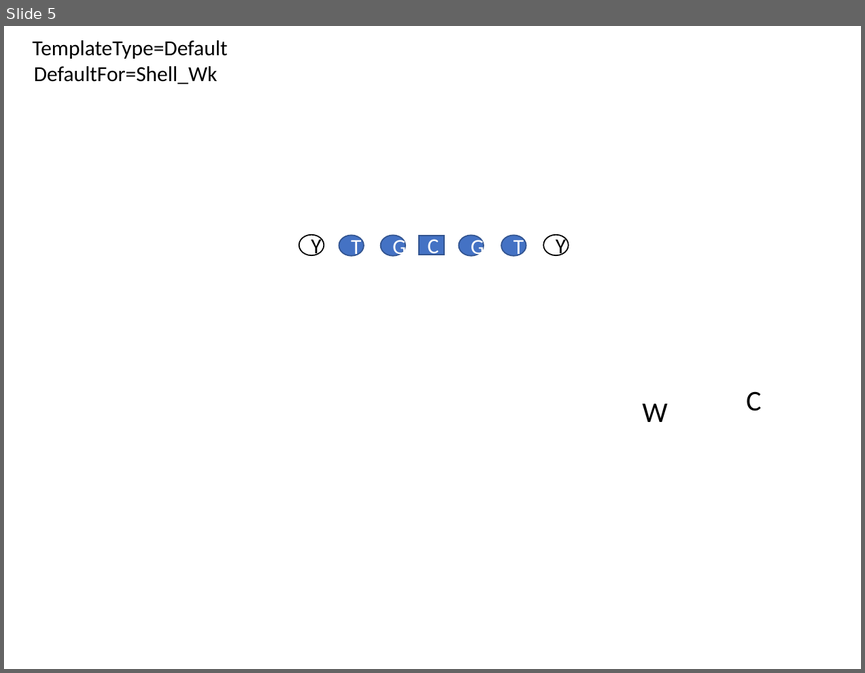
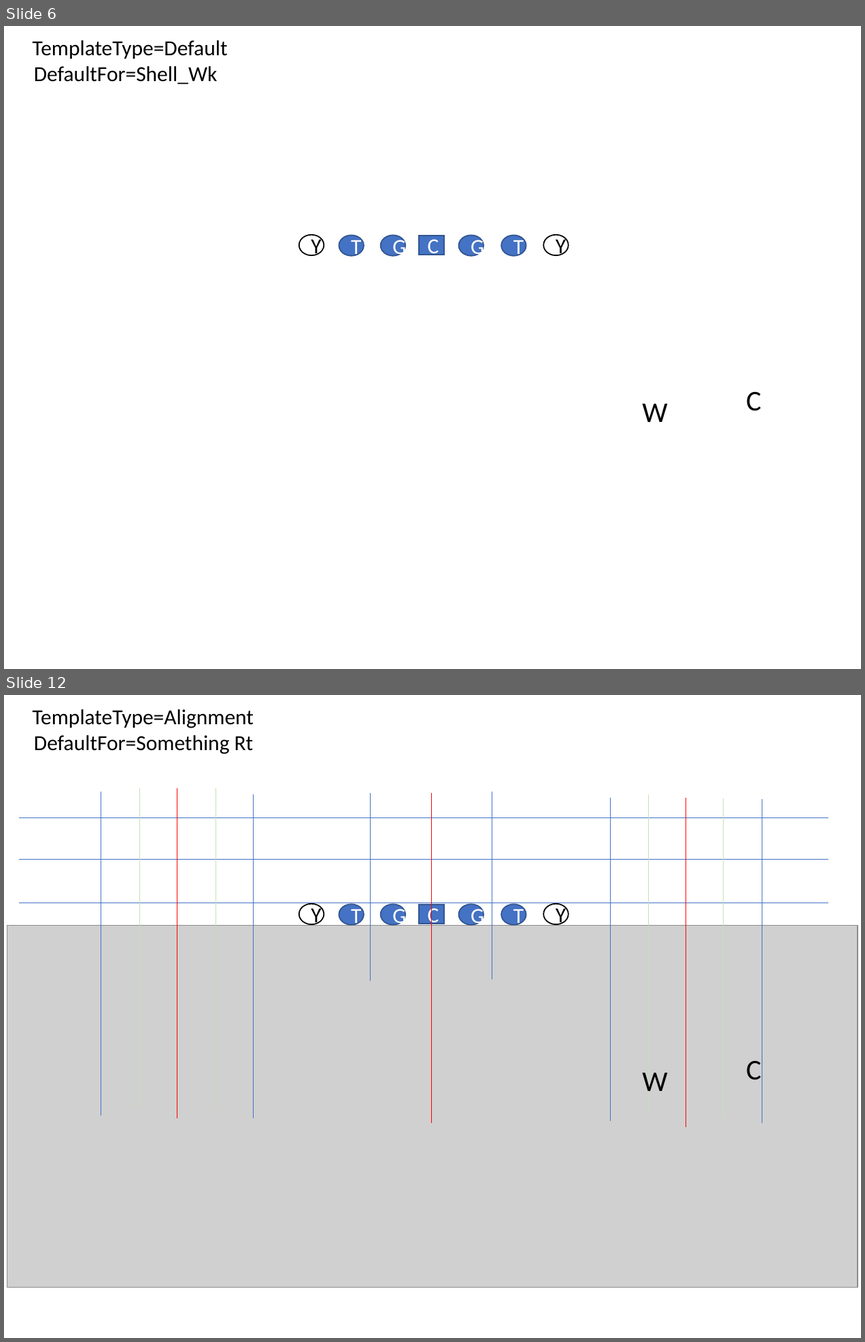
Before and after one commit to Aceplace/VBAScoutDCard, a slide deck: default_templates.pptx. Shown one above the other, each under a label of ours: slide 5 before the commit, slides 6 and 12 after it; the slides between them are not shown. The pictures are 865x673 and 865x1342 pixels, drawn with LibreOffice and Linux fonts; fonts in the diff are those of the drawing; grey boxes stand for pictures. Boxes give left, top, right and bottom in pixels: in the first picture for what was removed or moved away, otherwise in the second. Text is boxed around its words. In the diff, an @@ line names an element or a change of style, - is before the commit and + after.

```diff
--- a/default_templates.pptx
+++ b/default_templates.pptx
@@ slide 12 added at [4,695,861,1338], background #FFFFFF @@
@@ text added at [33,709,254,728], 18 pt, text #000000 @@
+TemplateType=Alignment
@@ text added at [34,735,254,754], 18 pt, text #000000 @@
+DefaultFor=Something Rt
@@ line added from (101, 792) to (101, 1115), #4472C4 0.5 pt @@
@@ line added from (139, 1108) to (139, 788), #C5E0B4 0.5 pt @@
@@ line added from (177, 1118) to (177, 788), #FF0000 0.5 pt @@
@@ line added from (215, 1108) to (215, 788), #C5E0B4 0.5 pt @@
@@ line added from (254, 794) to (254, 1118), #4472C4 0.5 pt @@
@@ line added from (371, 794) to (371, 981), #4472C4 0.5 pt @@
@@ line added from (432, 1123) to (432, 794), #FF0000 0.5 pt @@
@@ line added from (492, 792) to (492, 979), #4472C4 0.5 pt @@
@@ line added from (649, 1114) to (649, 794), #C5E0B4 0.5 pt @@
@@ line added from (611, 798) to (611, 1121), #4472C4 0.5 pt @@
@@ line added from (685, 1127) to (685, 798), #FF0000 0.5 pt @@
@@ line added from (723, 1117) to (723, 798), #C5E0B4 0.5 pt @@
@@ line added from (762, 800) to (762, 1123), #4472C4 0.5 pt @@
@@ line added from (828, 817) to (18, 817), #4472C4 0.5 pt @@
@@ line added from (828, 860) to (18, 860), #4472C4 0.5 pt @@
@@ line added from (828, 903) to (18, 903), #4472C4 0.5 pt @@
@@ ellipse added at [298,903,324,923], fill #FFFFFF, outline #000000 1 pt, 18 pt, text #000000 @@
+Y
@@ ellipse added at [339,904,364,925], fill #4472C4, outline #325491 1 pt, 18 pt, text #FFFFFF @@
+T
@@ ellipse added at [380,904,405,925], fill #4472C4, outline #325491 1 pt, 18 pt, text #FFFFFF @@
+G
@@ rectangle added at [419,905,443,923], fill #4472C4, outline #325491 1 pt, 18 pt, text #FFFFFF @@
+C
@@ ellipse added at [459,904,484,925], fill #4472C4, outline #325491 1 pt, 18 pt, text #FFFFFF @@
+G
@@ ellipse added at [501,904,526,925], fill #4472C4, outline #325491 1 pt, 18 pt, text #FFFFFF @@
+T
@@ ellipse added at [544,903,568,923], fill #FFFFFF, outline #000000 1 pt, 18 pt, text #000000 @@
+Y
@@ picture added at [7,926,857,1287] @@
@@ text added at [746,1060,761,1080], 24 pt, text #000000 @@
+C
@@ text added at [642,1072,667,1091], 24 pt, text #000000 @@
+W
@@ what was slide 5 is now slide 6 @@
```
Also in this commit, not shown: 5 slides changed, 4 other slides added, 2 other files.
